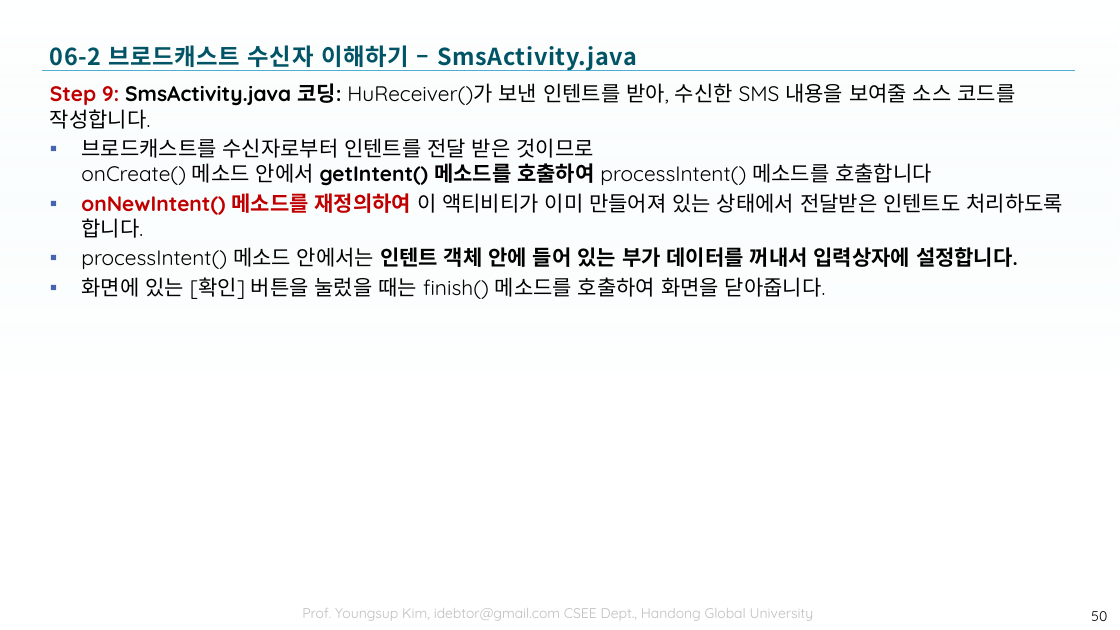
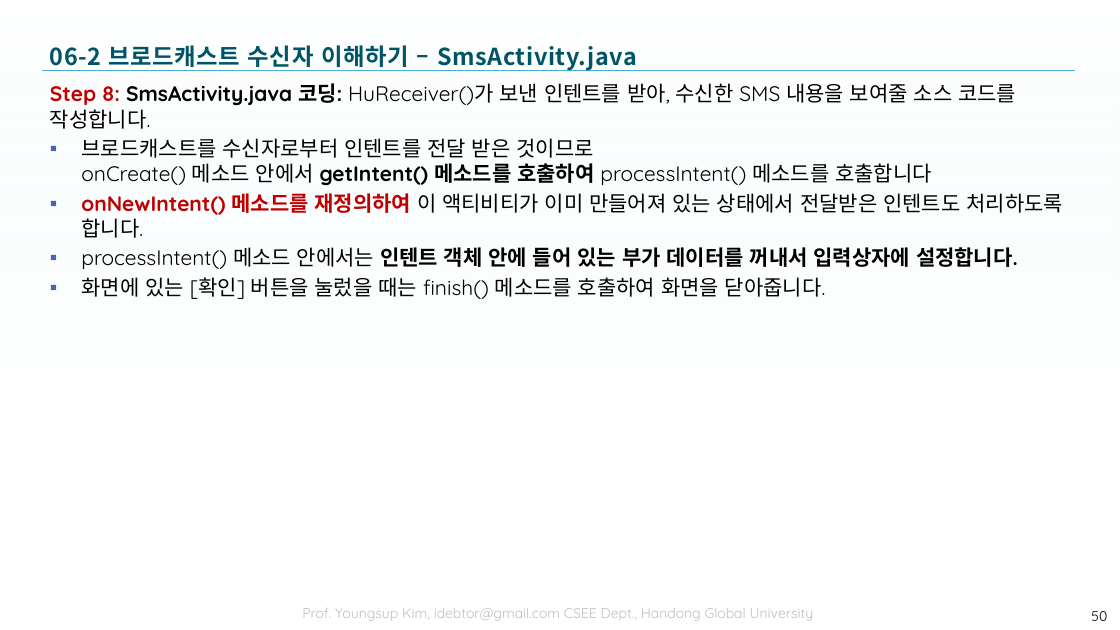
Before and after one commit to tae7841/HuStarAS, a slide deck: slide 50 of ppts/06Service.pptx. Drawn at 1120x630 pixels with LibreOffice and Linux fonts; fonts in the diff are those of the drawing; background and template pictures are left out. Boxes give left, top, right and bottom in pixels: in the first picture for what was removed or moved away, otherwise in the second. Text is boxed around its words. In the diff, an @@ line names an element or a change of style, - is before the commit and + after.

```diff
--- a/ppts/06Service.pptx
+++ b/ppts/06Service.pptx
@@ text at (x1=50, y1=83, x2=1016, y2=129): text changed @@
-Step 9: SmsActivity.java 코딩: HuReceiver()가 보낸 인텐트를 받아, 수신한 SMS 내용을 보여줄 소스 코드를 작성합니다.
+Step 8: SmsActivity.java 코딩: HuReceiver()가 보낸 인텐트를 받아, 수신한 SMS 내용을 보여줄 소스 코드를 작성합니다.
```
Also in this commit, not shown: 8 other slides changed.
